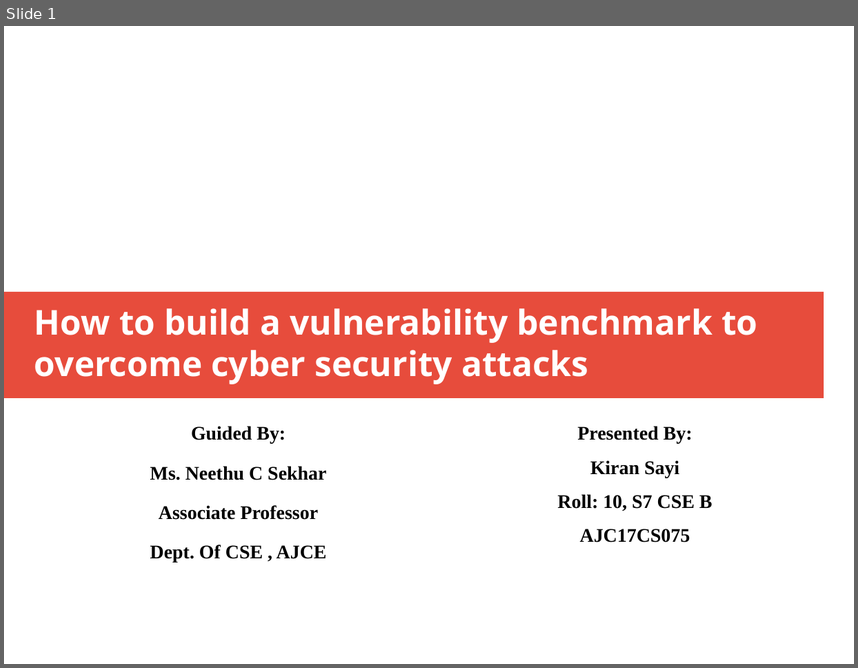
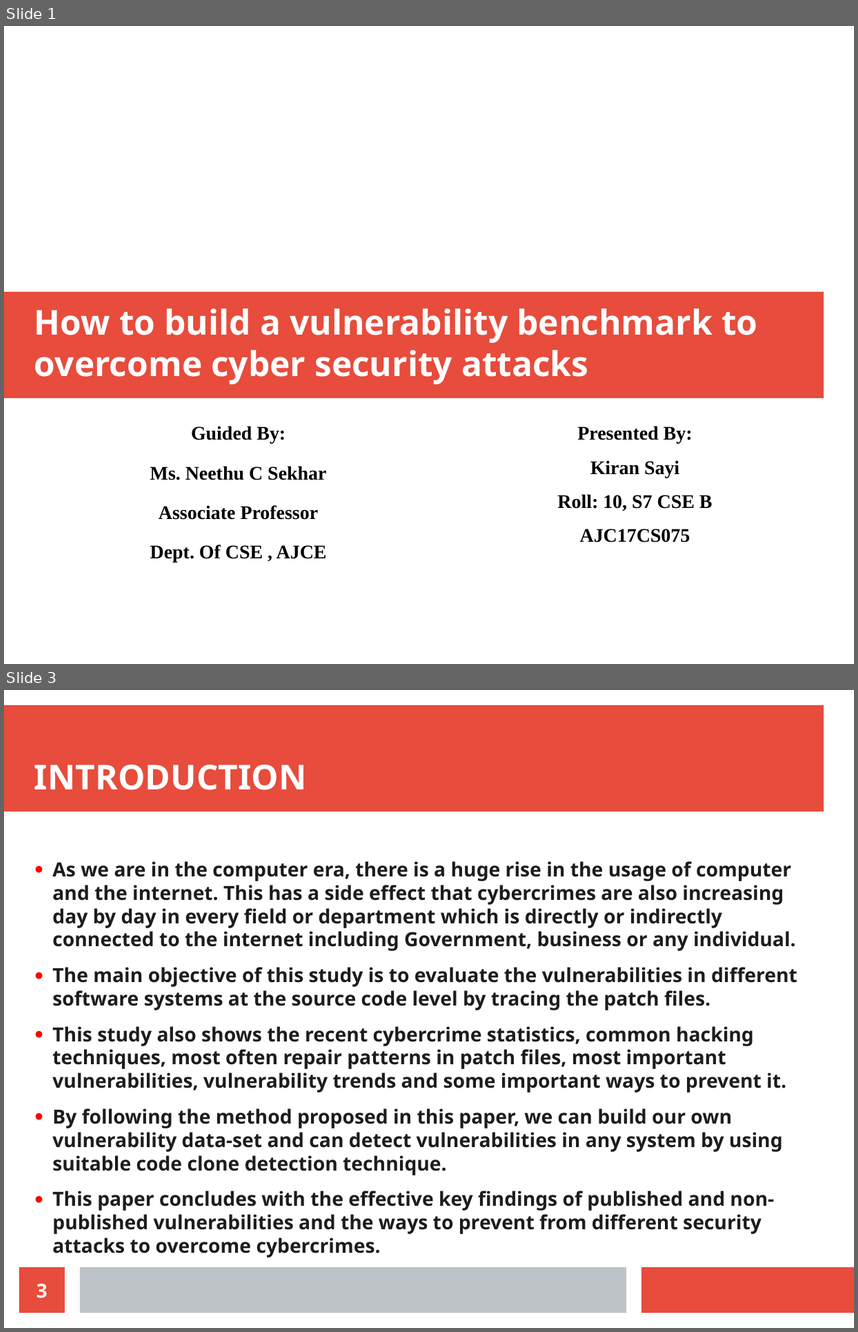
Before and after one commit to Kiran-Sayi/Kiran-Sayi.github.io, a slide deck: Seminar_Kiran_Sayi.odp. Shown one above the other, each under a label of ours: slide 1 before the commit, slides 1 and 3 after it; the slides between them are not shown. The pictures are 858x668 and 858x1332 pixels, drawn with LibreOffice and Linux fonts; fonts in the diff are those of the drawing. Boxes give left, top, right and bottom in pixels: in the first picture for what was removed or moved away, otherwise in the second. Text is boxed around its words. In the diff, an @@ line names an element or a change of style, - is before the commit and + after.

Commit message:
Introduction added

```diff
--- a/Seminar_Kiran_Sayi.odp
+++ b/Seminar_Kiran_Sayi.odp
@@ slide 3 added at box(4, 690, 854, 1328), background #FFFFFF @@
@@ rectangle added at box(4, 705, 824, 812), fill #E74C3C @@
@@ title added at box(34, 765, 307, 790), 32 pt, text #FFFFFF, bold @@
+INTRODUCTION
@@ text added at box(52, 861, 797, 1257), 18.2 pt, text #1C1C1C, bold @@
+● As we are in the computer era, there is a huge rise in the usage of computer and the internet. This has a side effect that cybercrimes are also increasing day by day in every field or department which is directly or indirectly connected to the internet including Government, business or any individual.
+● The main objective of this study is to evaluate the vulnerabilities in different software systems at the source code level by tracing the patch files.
+● This study also shows the recent cybercrime statistics, common hacking techniques, most often repair patterns in patch files, most important vulnerabilities, vulnerability trends and some important ways to prevent it.
+● By following the method proposed in this paper, we can build our own vulnerability data-set and can detect vulnerabilities in any system by using suitable code clone detection technique.
+● This paper concludes with the effective key findings of published and non-published vulnerabilities and the ways to prevent from different security attacks to overcome cybercrimes.
@@ page number added at box(19, 1267, 65, 1312), fill #E74C3C, 18 pt, text #FFFFFF, bold @@
+3
@@ rectangle added at box(80, 1267, 626, 1312), fill #BDC3C7 @@
@@ rectangle added at box(642, 1267, 854, 1312), fill #E74C3C @@
```
Also in this commit, not shown: 1 slide changed, 1 slide removed.
